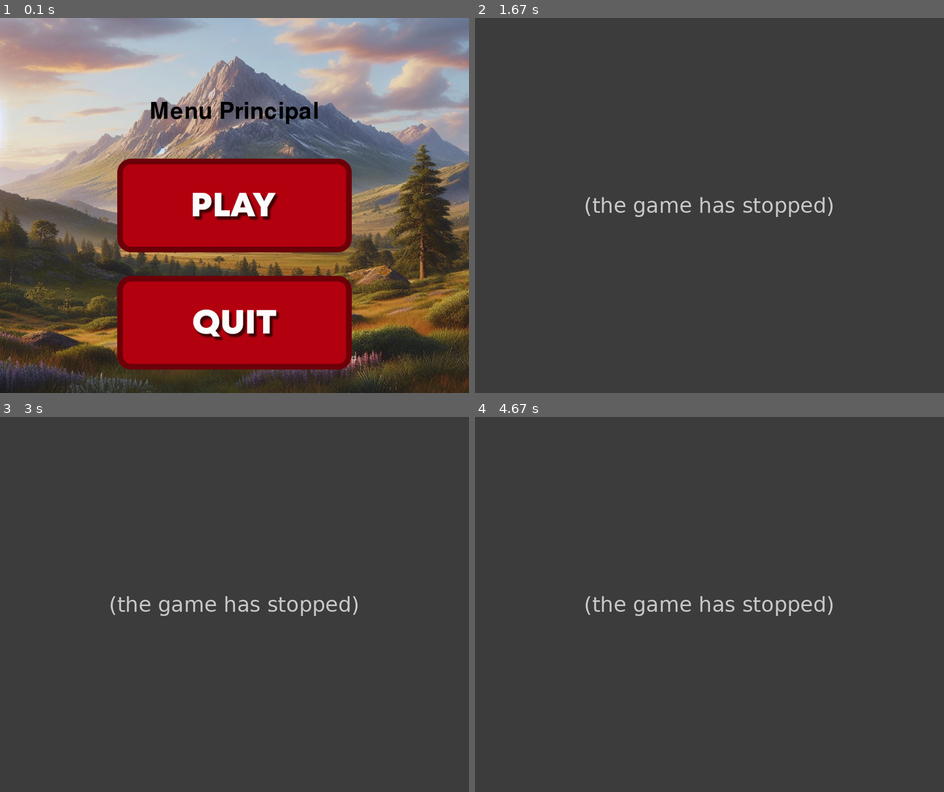
Above: before the commit, frames 1-4 (two rows, left to right).
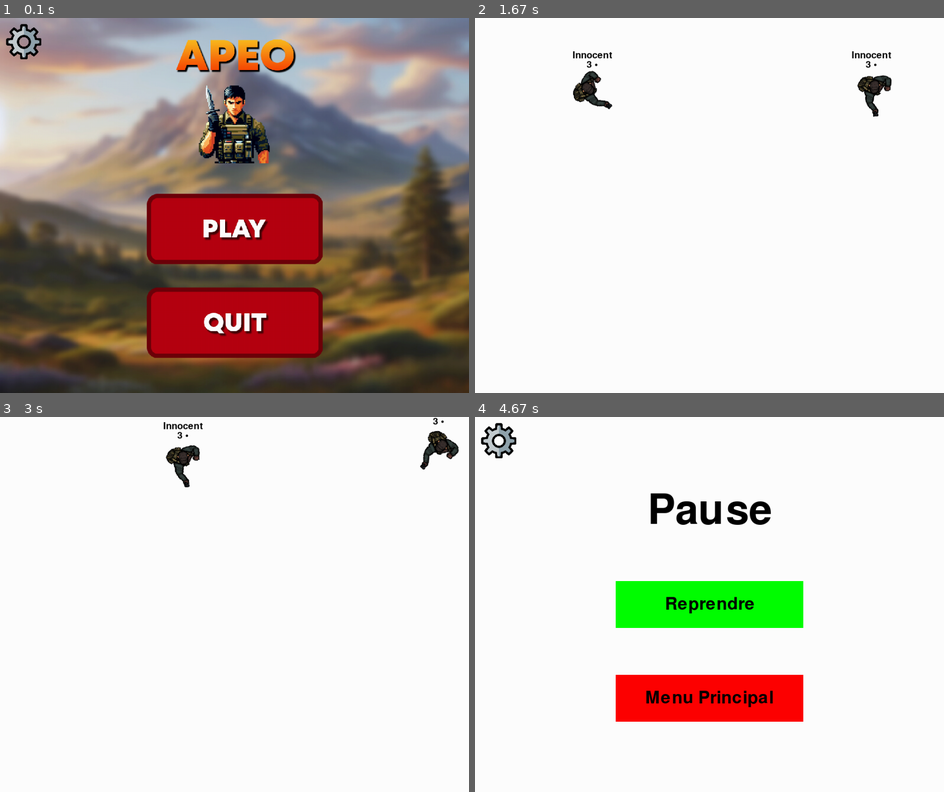
Above: after the commit, the same moments.

Repository: FoxBad/MURDER
Game: pygame game, started from main.py
The game is run twice, just before and just after one commit, with the same random seed, the same clock (stepped at 60 frames per second) and the same inputs.
Inputs (mouse positions are in pixels of both pictures, inside the frame that each line leads up to):
- Up to frame 1 (0.1 s): no input
- Up to frame 2 (1.67 s): click (498, 40) at 0.38 s; click (709, 348) at 0.72 s, where only the run after the commit has a clickable "Retour"; click (709, 228) at 1.05 s; hold Right from 1.33 s (still down); move the mouse to (883, 336) at 1.37 s
- Up to frame 3 (3 s): release Right at 1.8 s; hold Up 1.83-2.13 s; move the mouse to (112, 465) at 1.87 s; tap Z at 1.9, 2.23, 2.53, 2.73 s; hold Right 2.17-2.63 s; hold D 2.17-2.63 s; move the mouse to (121, 529) at 2.2 s; hold Left from 2.67 s (still down); move the mouse to (211, 702) at 2.7 s
- Up to frame 4 (4.67 s): tap Z at 3.03, 3.3, 3.63, 3.93, 4.4 s; release Left at 3.2 s; hold Down 3.23-3.53 s; hold S 3.23-3.53 s; move the mouse to (709, 649) at 3.27 s; hold Esc 3.57-3.97 s; hold Left 3.57-3.97 s; move the mouse to (887, 747) at 3.6 s; click (498, 439) at 4.05 s; hold Esc from 4.33 s (still down)

The runs differ from the first frame. In frame 1, 30% of the frame differs, in the area x 0-100%, y 1-100%; in frame 2, 100%; in frame 3, 100%; in frame 4, 100%, in the area x 0-100%, y 0-100%.
Before the commit the program exited at 0.72 s; later frames show no game.

Commit message:
change design

Diff:
--- a/main.py
+++ b/main.py
@@ -231,20 +231,23 @@
 def main_menu():
     while True:
 
-        fond = pygame.image.load(os.path.join("assets", "fond.jpg"))
+        fond = pygame.image.load(os.path.join("assets", "fond.png"))
         fond = pygame.transform.scale(fond,(ws,hs))
         screen.blit(fond, fond.get_rect())
 
-        draw_text("Menu Principal", pygame.font.Font(None, 72), BLACK, screen, ws // 2, hs // 4)
+        logo = pygame.image.load(os.path.join("assets", "logo.png"))
+        logo = pygame.transform.scale(logo,(300,300))
+        logorect = logo.get_rect(center=(ws // 2, hs // 5))
+        screen.blit(logo, logorect)
+
 
         mx, my = pygame.mouse.get_pos()
 
         winsize()
 
 
-
-        button_width = 500
-        button_height = 200
+        button_width = 375
+        button_height = 150
 
         bplay = pygame.image.load(os.path.join("assets", "play.png"))
         bplay = pygame.transform.scale(bplay,(button_width,button_height))
@@ -254,13 +257,16 @@
         bquit = pygame.transform.scale(bquit,(button_width,button_height))
 
 
+        set_rect = settings.get_rect(center=(50, 50))
+        screen.blit(settings, set_rect)
+
         button_x = ws // 2 - button_width // 2
         button_y = hs // 2 - button_height // 2
 
-        bplayrect = bplay.get_rect(topleft=(button_x, button_y))
+        bplayrect = bplay.get_rect(topleft=(button_x, button_y +50))
         bquitrect = bquit.get_rect(topleft=(button_x, button_y + 250))
 
-        screen.blit(bplay, (button_x, button_y))
+        screen.blit(bplay, (button_x, button_y+50))
         screen.blit(bquit, (button_x, button_y + 250))
 
 
@@ -272,6 +278,8 @@
                 if e.button == 1:
                     if bplayrect.collidepoint((mx, my)):
                         game()
+                    if set_rect.collidepoint((mx, my)):
+                        set_menu()
                     if bquitrect.collidepoint((mx, my)):
                         pygame.quit()
                         sys.exit()
@@ -328,14 +336,9 @@
                     if button_2.collidepoint((mx, my)):
                         main_menu()
                     if set_rect.collidepoint((mx, my)):
-                        set_menu()
+                        set_jeu()
 
             if e.type == pygame.KEYDOWN:
-                if e.key == pygame.K_f:
-                    if screen.get_flags() & FULLSCREEN:
-                        pygame.display.set_mode((w, h))
-                    else:
-                        pygame.display.set_mode((1920, 1080), FULLSCREEN)
                 if e.key == pygame.K_ESCAPE:
                     game()
 
@@ -344,17 +347,23 @@
         pygame.display.update()
 
 
-#-------------------------------OPTIONS MENU-----------------------------
-
-
-def set_menu():
+#-------------------------------OPTIONS JEU-----------------------------
+
+
+def set_jeu():
     while True:
         screen.fill(WHITE)
+
+
+        mx, my = pygame.mouse.get_pos()
+
+        winsize()
+
+        setfond = pygame.image.load(os.path.join("assets", "setfond.png"))
+        setfond = pygame.transform.scale(setfond,(ws,hs))
+        screen.blit(setfond, setfond.get_rect())
+
         draw_text("Options", pygame.font.Font(None, 72), BLACK, screen, ws // 2, (hs // 4) -100)
-
-        mx, my = pygame.mouse.get_pos()
-
-        winsize()
 
         button_width = 400
         button_height = 100
@@ -370,9 +379,9 @@
         button_7 = pygame.Rect(button_x, button_y + 300, button_width, button_height)
 
 
-        pygame.draw.rect(screen, (100, 100, 100), button_1)
-        pygame.draw.rect(screen, (100, 100, 100), button_2)
-        pygame.draw.rect(screen, (100, 100, 100), button_3)
+        pygame.draw.rect(screen, (0, 255, 0), button_1)
+        pygame.draw.rect(screen, (0, 255, 0), button_2)
+        pygame.draw.rect(screen, (0, 255, 0), button_3)
         pygame.draw.rect(screen, (100, 100, 100), button_4)
         pygame.draw.rect(screen, (100, 100, 100), button_5)
         pygame.draw.rect(screen, (100, 100, 100), button_6)
@@ -406,17 +415,81 @@
 
 
             if e.type == pygame.KEYDOWN:
+                if e.key == pygame.K_ESCAPE:
+                    pause_menu()
+
+        pygame.display.update()
+
+#-------------------------------OPTIONS MENU-----------------------------
+
+
+def set_menu():
+    while True:
+        screen.fill(WHITE)
+
+        mx, my = pygame.mouse.get_pos()
+
+        winsize()
+
+        setfond = pygame.image.load(os.path.join("assets", "setfond.png"))
+        setfond = pygame.transform.scale(setfond,(ws,hs))
+        screen.blit(setfond, setfond.get_rect())
+
+        draw_text("Options", pygame.font.Font(None, 72), BLACK, screen, ws // 2, (hs // 4) -100)
+
+        button_width = 400
+        button_height = 100
+        button_x = ws // 2 - button_width // 2
+        button_y = hs // 2 - button_height // 2
+
+        button_1 = pygame.Rect(button_x -250, button_y -150, button_width, button_height)
+        button_2 = pygame.Rect(button_x -250, button_y, button_width, button_height)
+        button_3 = pygame.Rect(button_x -250, button_y + 150, button_width, button_height)
+        button_4 = pygame.Rect(button_x +250, button_y -150, button_width, button_height)
+        button_5 = pygame.Rect(button_x +250, button_y, button_width, button_height)
+        button_6 = pygame.Rect(button_x +250, button_y + 150, button_width, button_height)
+        button_7 = pygame.Rect(button_x, button_y + 300, button_width, button_height)
+
+
+        pygame.draw.rect(screen, (100, 100, 100), button_1)
+        pygame.draw.rect(screen, (100, 100, 100), button_2)
+        pygame.draw.rect(screen, (100, 100, 100), button_3)
+        pygame.draw.rect(screen, (100, 100, 100), button_4)
+        pygame.draw.rect(screen, (100, 100, 100), button_5)
+        pygame.draw.rect(screen, (100, 100, 100), button_6)
+        pygame.draw.rect(screen, (255, 0, 0), button_7)
+
+        draw_text("ADD", pygame.font.Font(None, 54), BLACK, screen, button_x-50, button_y - 100)
+        draw_text("ADD", pygame.font.Font(None, 54), BLACK, screen, button_x-50, button_y+50)
+        draw_text("ADD", pygame.font.Font(None, 54), BLACK, screen, button_x-50, button_y + 200)
+        draw_text("ADD", pygame.font.Font(None, 54), BLACK, screen, button_x+450, button_y - 100)
+        draw_text("ADD", pygame.font.Font(None, 54), BLACK, screen, button_x+450, button_y+50)
+        draw_text("ADD", pygame.font.Font(None, 54), BLACK, screen, button_x+450, button_y + 200)
+        draw_text("Retour", pygame.font.Font(None, 54), BLACK, screen, button_x+200, button_y + 350)
+
+        for e in pygame.event.get():
+            if e.type == pygame.QUIT:
+                pygame.quit()
+                sys.exit()
+            if e.type == pygame.MOUSEBUTTONDOWN:
+                if e.button == 1:
+
+                    for player in players:
+
+                        if button_7.collidepoint((mx, my)):
+                            main_menu()
+
+
+            if e.type == pygame.KEYDOWN:
                 if e.key == pygame.K_f:
                     if screen.get_flags() & FULLSCREEN:
                         pygame.display.set_mode((w, h))
                     else:
                         pygame.display.set_mode((1920, 1080), FULLSCREEN)
                 if e.key == pygame.K_ESCAPE:
-                    pause_menu()
+                    main_menu()
 
         pygame.display.update()
-
-
 
 #-------------------------------JEU-----------------------------
 
@@ -429,10 +502,14 @@
 
 def playermanage():
 
-    draw_text(M1.role, pygame.font.Font(None, 54), BLACK, screen, ws*5 // 20, hs // 20)
-    draw_text(str(M1.bullet) + " •", pygame.font.Font(None, 54), BLACK, screen, ws*5 // 20, hs*2 // 20)
-    draw_text(M2.role, pygame.font.Font(None, 54), BLACK, screen, ws*15 // 20, hs // 20)
-    draw_text(str(M2.bullet) + " •", pygame.font.Font(None, 54), BLACK, screen, ws*15 // 20, hs*2 // 20)
+
+    for player in players:
+        draw_text(player.role, pygame.font.Font(None, 30), BLACK, screen, player.x, player.y-80)
+        draw_text(str(player.bullet) + " •", pygame.font.Font(None, 30), BLACK, screen, player.x, player.y-60)
+
+
+        #draw_text(player.role, pygame.font.Font(None, 54), BLACK, screen, ws*15 // 20, hs // 20)
+        #draw_text(str(player.bullet) + " •", pygame.font.Font(None, 54), BLACK, screen, ws*15 // 20, hs*2 // 20)
 
     for player in players:
 
@@ -484,16 +561,9 @@
             sys.exit()
 
         if e.type == pygame.KEYDOWN:
-            if e.key == pygame.K_f:
-                if screen.get_flags() & FULLSCREEN:
-                    pygame.display.set_mode((w, h))
-                else:
-                    pygame.display.set_mode((1920, 1080), FULLSCREEN)
 
             if e.key == pygame.K_ESCAPE:
                 pause_menu()
-
-
 
 
             for player in players:
Binary file removed: assets/fond.jpg
Binary file added: assets/fond.png
Binary file added: assets/logo.png
Binary file added: assets/setfond.png
Not shown, added: assets/logo.psd
